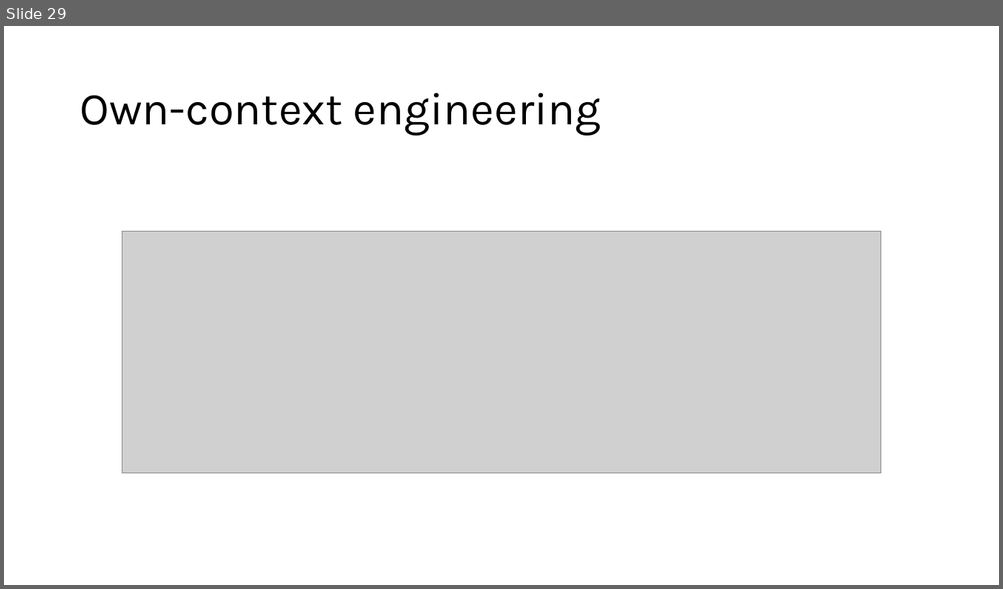
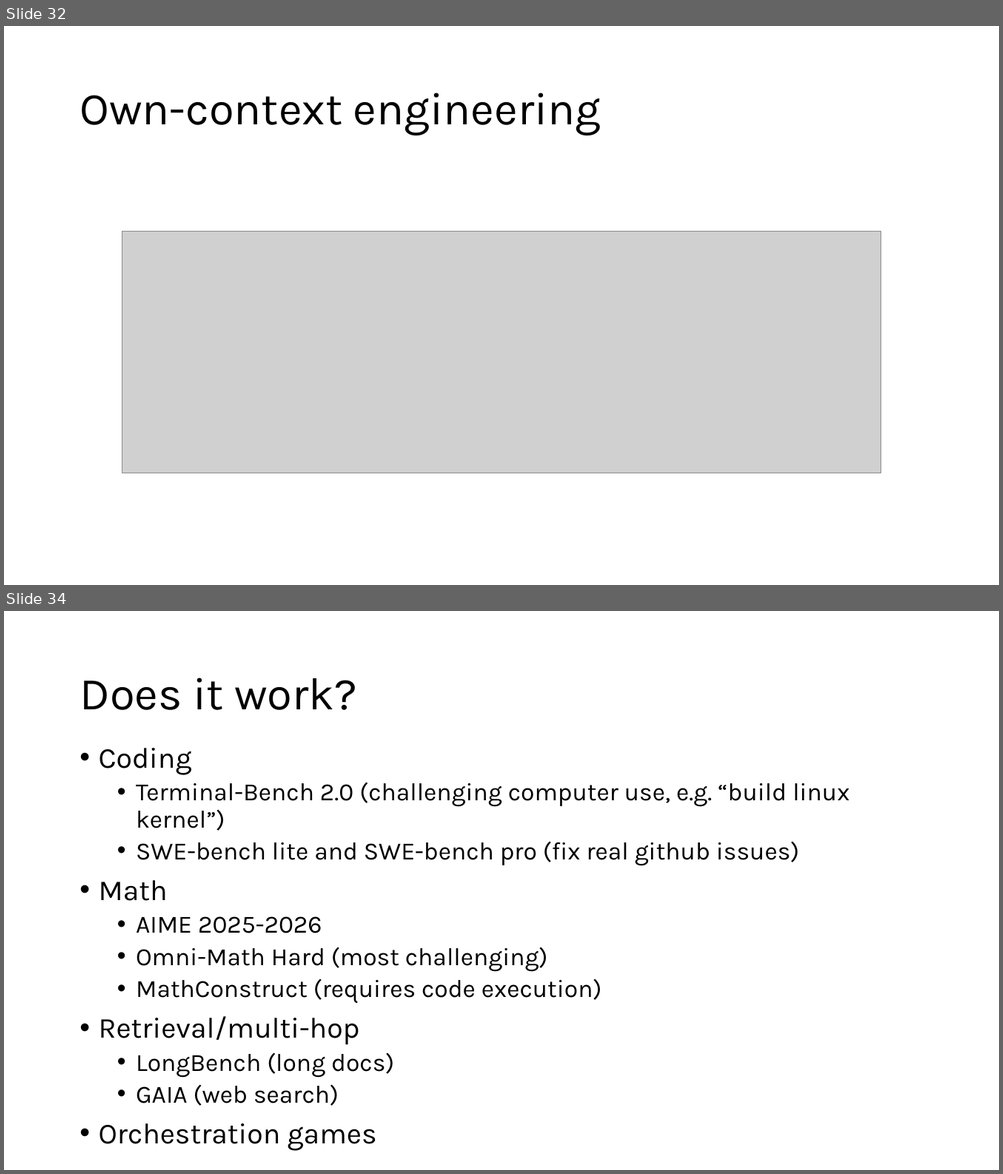
Before and after one commit to lukejoconnor/spell, a slide deck: writeup/spell-slides-030926.pptx. Shown one above the other, each under a label of ours: slide 29 before the commit, slides 32 and 34 after it; the slides between them are not shown. The pictures are 1003x589 and 1003x1174 pixels, drawn with LibreOffice and Linux fonts; fonts in the diff are those of the drawing; grey boxes stand for pictures. Boxes give left, top, right and bottom in pixels: in the first picture for what was removed or moved away, otherwise in the second. Text is boxed around its words. In the diff, an @@ line names an element or a change of style, - is before the commit and + after.

Commit message:
Update fix-loop prompts, benchmark docs, and slides

```diff
--- a/writeup/spell-slides-030926.pptx
+++ b/writeup/spell-slides-030926.pptx
@@ slide 34 added at (x1=4, y1=611, x2=999, y2=1170), background #FFFFFF @@
@@ title added at (x1=79, y1=678, x2=357, y2=710), 44 pt, text #000000 @@
+Does it work?
@@ text added at (x1=99, y1=748, x2=849, y2=1151), 24 pt, text #000000 @@
+• Coding
+  • Terminal-Bench 2.0 (challenging computer use, e.g. “build linux kernel”)
+  • SWE-bench lite and SWE-bench pro (fix real github issues)
+• Math
+  • AIME 2025-2026
+  • Omni-Math Hard (most challenging)
+  • MathConstruct (requires code execution)
+• Retrieval/multi-hop
+  • LongBench (long docs)
+  • GAIA (web search)
+• Orchestration games
@@ what was slide 29 is now slide 32 @@
```
Also in this commit, not shown: 12 slides changed, 7 other slides added, 5 slides removed, 3 other files.
